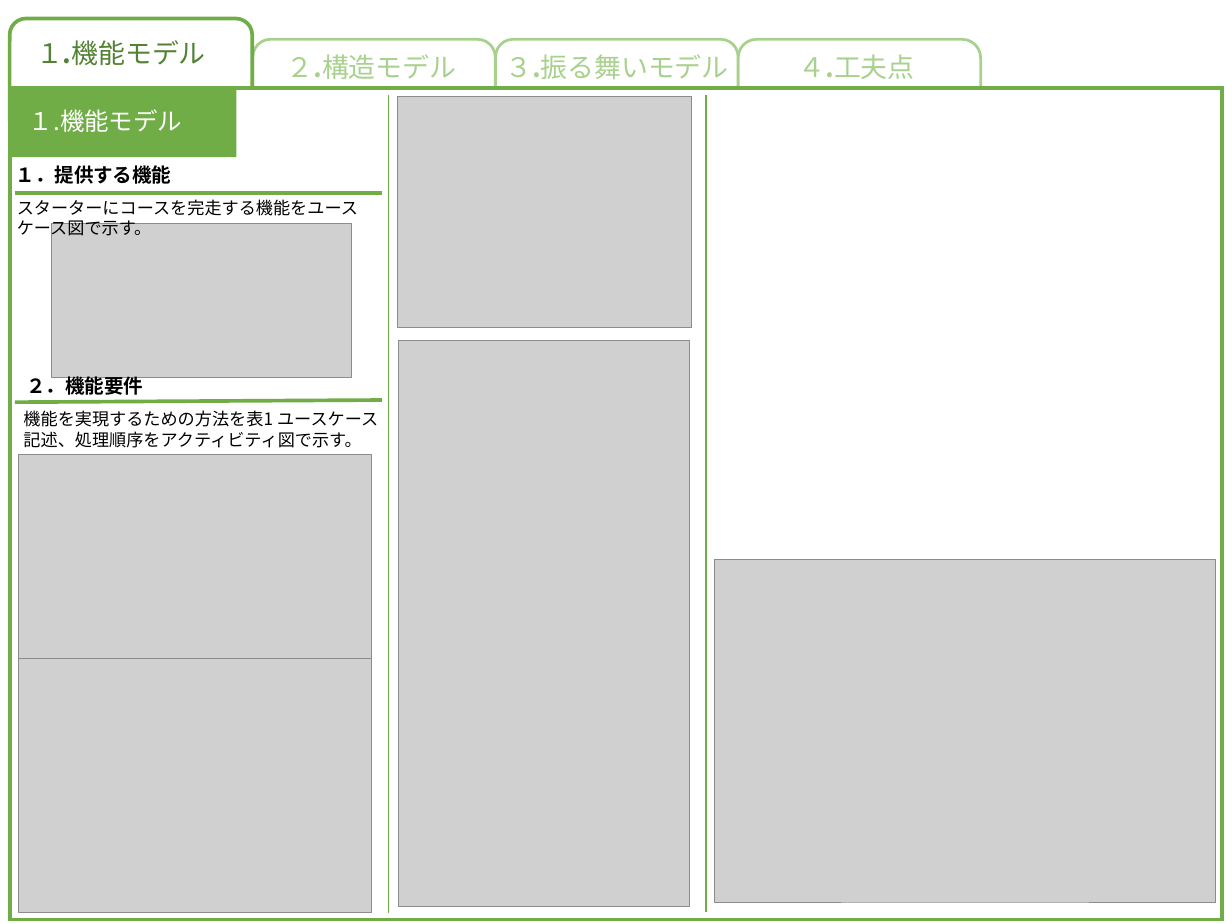
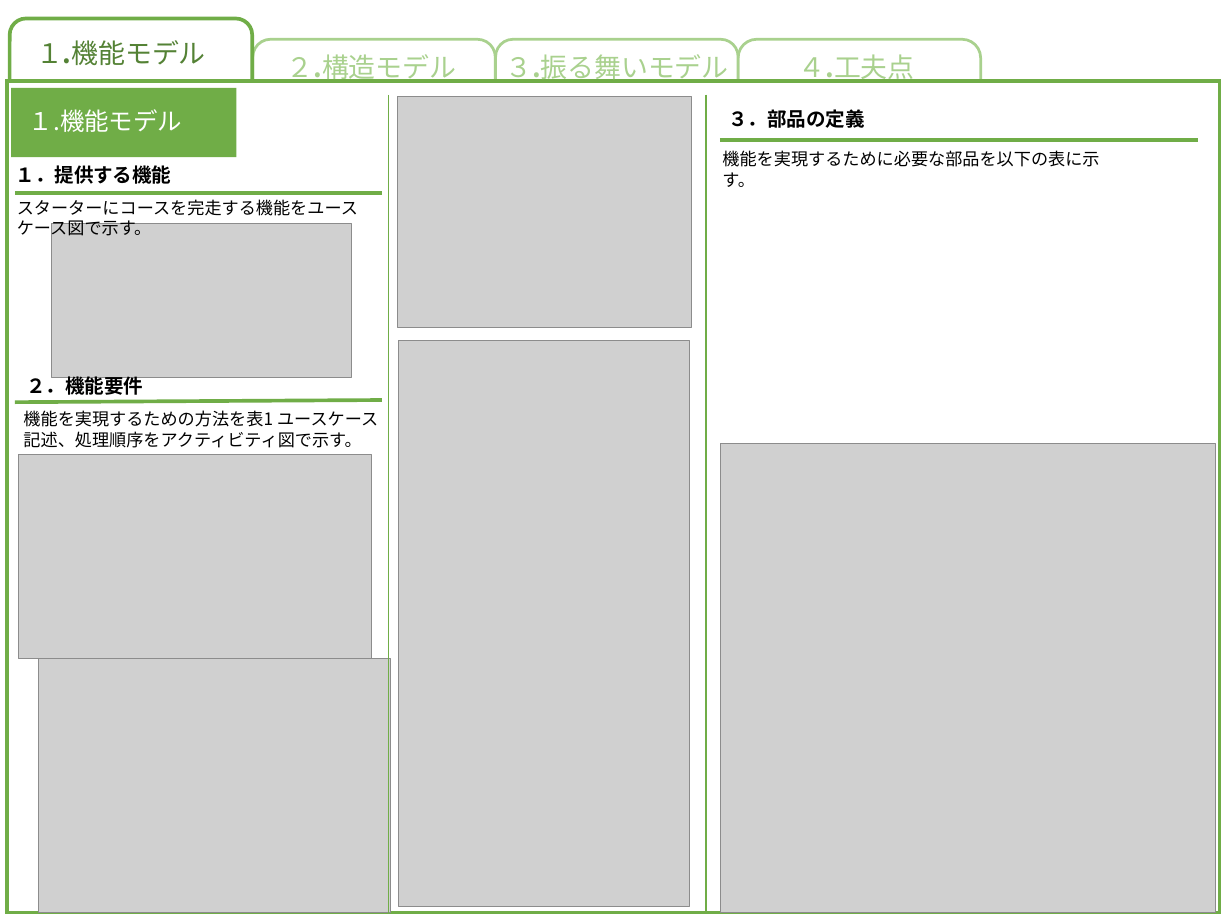
Before and after one commit to akita-lab-2019/model, a slide deck: slide 2 of 現状/構造モデル.pptx. Drawn at 1232x924 pixels with LibreOffice and Linux fonts; fonts in the diff are those of the drawing; grey boxes stand for pictures. Boxes give left, top, right and bottom in pixels: in the first picture for what was removed or moved away, otherwise in the second. Text is boxed around its words. In the diff, an @@ line names an element or a change of style, - is before the commit and + after.

```diff
--- a/現状/構造モデル.pptx
+++ b/現状/構造モデル.pptx
@@ rectangle: place and size @@
-rectangle at <box>10,88,1222,920</box>
+rectangle at <box>7,81,1220,913</box>
@@ text added at <box>728,109,864,128</box>, 16 pt, text #000000, bold @@
+３．部品の定義
@@ line added from (720, 140) to (1198, 140), #70AD47 3 pt @@
@@ text added at <box>722,150,1099,187</box>, 14 pt, text #000000 @@
+機能を実現するために必要な部品を以下の表に示す。
@@ picture: place and size @@
-picture at <box>715,559,1215,902</box>
+picture at <box>721,444,1215,913</box>
@@ picture: place and size @@
-picture at <box>18,658,371,912</box>
+picture at <box>38,658,391,912</box>
```
Also in this commit, not shown: 1 other slide changed, 3 other files.
